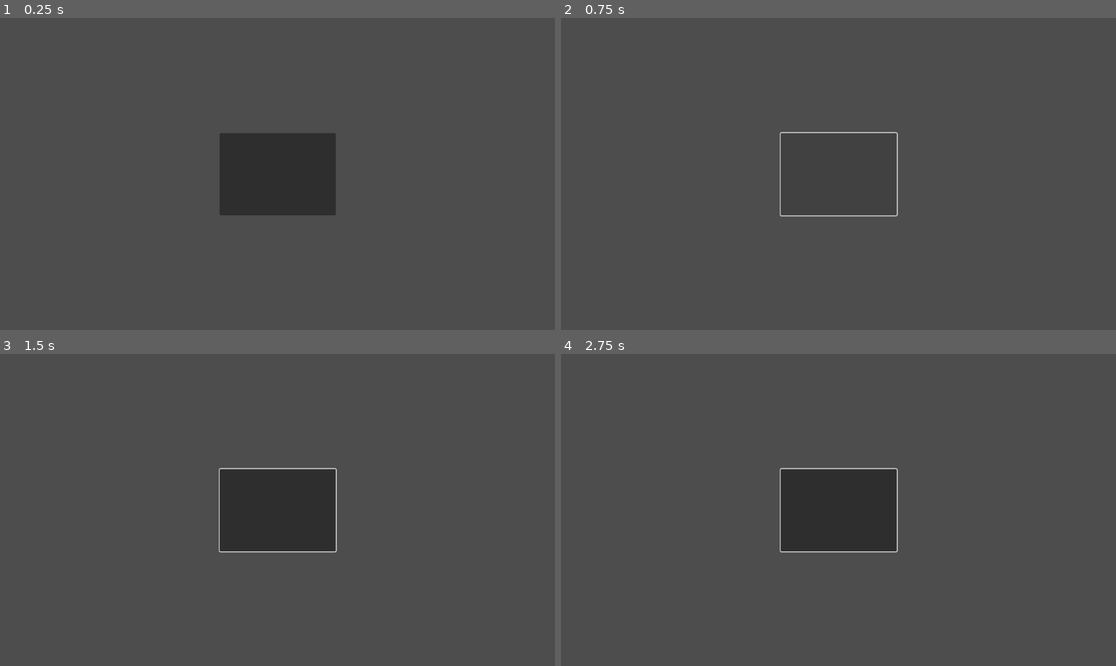
Above: before the commit, frames 1-4 (two rows, left to right).
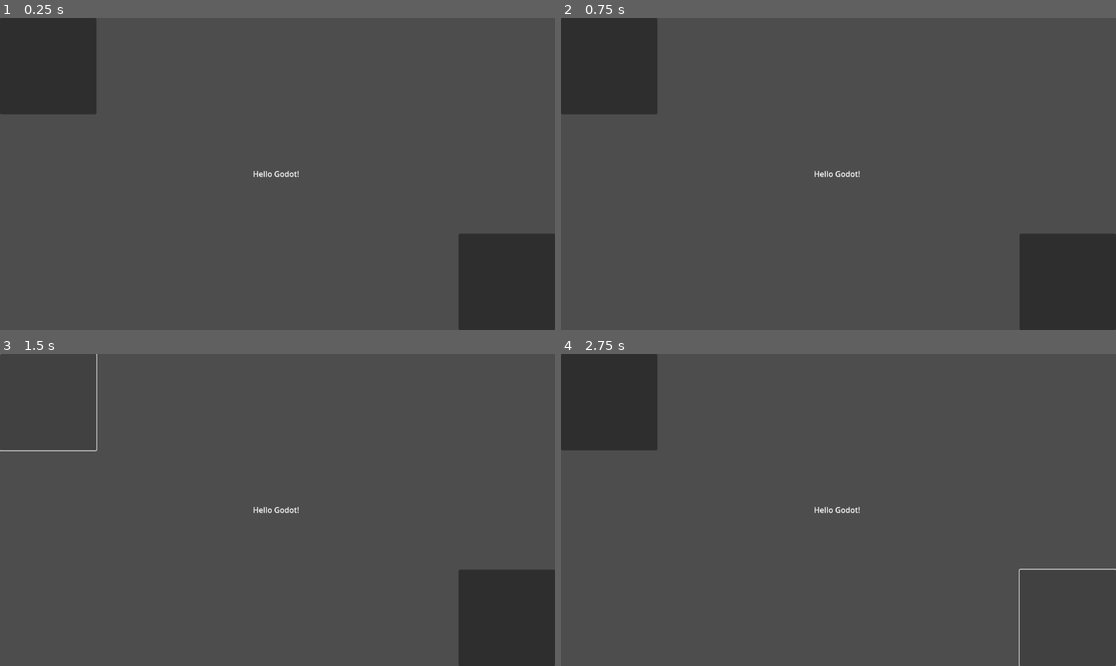
Above: after the commit, the same moments.

Repository: gllmAR/gd-webexport-minimal
Game: Godot game, scene res://main.tscn
Two runs of this game, one before a commit and one after it. Both use one fixed random seed, a clock stepped at 60 frames per second and the inputs below.
Inputs (mouse positions are in pixels of both pictures, inside the frame that each line leads up to):
- Up to frame 1 (0.25 s): no input
- Up to frame 2 (0.75 s): click (838, 174) at 0.52 s
- Up to frame 3 (1.5 s): click (49, 400) at 1.27 s
- Up to frame 4 (2.75 s): click (1066, 619) at 2.02 s

The runs differ from the first frame. In frame 1, 16% of the frame differs, in the area x 0-100%, y 0-100%; in frame 2, 11%; in frame 3, 11%; in frame 4, 11%.

Commit message:
Add audio files and button functionality for game controls

Diff:
--- /dev/null
+++ b/mon_projet/button_mallet.gd
@@ -0,0 +1,7 @@
+extends Button
+
+
+
+func _on_pressed() -> void:
+	$"./AudioStreamPlayer-mallet".play()
+	pass # Replace with function body.
--- /dev/null
+++ b/mon_projet/button_surge.gd
@@ -0,0 +1,6 @@
+extends Button
+
+
+func _on_pressed() -> void:
+	$"./AudioStreamPlayer-surge".play()
+	pass # Replace with function body.
--- a/mon_projet/main.gd
+++ /dev/null
@@ -1,6 +0,0 @@
-extends Control
-
-
-func _on_button_pressed() -> void:
-	$"AudioStreamPlayer-mallet".play()
-	pass # Replace with function body.
--- a/mon_projet/main.tscn
+++ b/mon_projet/main.tscn
@@ -1,7 +1,9 @@
-[gd_scene load_steps=3 format=3 uid="uid://b8bouqjhohwdn"]
+[gd_scene load_steps=5 format=3 uid="uid://b8bouqjhohwdn"]
 
-[ext_resource type="Script" uid="uid://cnrw5uof6dcfy" path="res://main.gd" id="1_0xm2m"]
+[ext_resource type="Script" uid="uid://bhqxjeobkr84f" path="res://button_surge.gd" id="1_1bvp3"]
 [ext_resource type="AudioStream" path="uid://dsbmj6eduu34y" id="2_0xm2m"]
+[ext_resource type="Script" uid="uid://cticlhu16wbp7" path="res://button_mallet.gd" id="2_h2yge"]
+[ext_resource type="AudioStream" path="uid://c8halkxepudsm" id="2_lquwl"]
 
 [node name="Control" type="Control"]
 layout_mode = 3
@@ -10,23 +12,51 @@
 anchor_bottom = 1.0
 grow_horizontal = 2
 grow_vertical = 2
-script = ExtResource("1_0xm2m")
 
-[node name="Button" type="Button" parent="."]
+[node name="Button-mallet" type="Button" parent="."]
+layout_mode = 1
+offset_right = 200.0
+offset_bottom = 200.0
+script = ExtResource("2_h2yge")
+
+[node name="AudioStreamPlayer-mallet" type="AudioStreamPlayer" parent="Button-mallet"]
+stream = ExtResource("2_0xm2m")
+
+[node name="Button-surge" type="Button" parent="."]
+layout_mode = 1
+anchors_preset = 3
+anchor_left = 1.0
+anchor_top = 1.0
+anchor_right = 1.0
+anchor_bottom = 1.0
+offset_left = -200.0
+offset_top = -200.0
+grow_horizontal = 0
+grow_vertical = 0
+script = ExtResource("1_1bvp3")
+
+[node name="AudioStreamPlayer-surge" type="AudioStreamPlayer" parent="Button-surge"]
+stream = ExtResource("2_lquwl")
+volume_db = -6.0
+
+[node name="RichTextLabel-hello" type="RichTextLabel" parent="."]
+custom_minimum_size = Vector2(200, 100)
 layout_mode = 1
 anchors_preset = 8
 anchor_left = 0.5
 anchor_top = 0.5
 anchor_right = 0.5
 anchor_bottom = 0.5
-offset_left = -120.5
-offset_top = -85.5
-offset_right = 120.5
-offset_bottom = 85.5
+offset_left = -20.0
+offset_top = -20.0
+offset_right = 20.0
+offset_bottom = 20.0
 grow_horizontal = 2
 grow_vertical = 2
+text = "Hello Godot! "
+fit_content = true
+horizontal_alignment = 1
+vertical_alignment = 1
 
-[node name="AudioStreamPlayer-mallet" type="AudioStreamPlayer" parent="."]
-stream = ExtResource("2_0xm2m")
-
-[connection signal="pressed" from="Button" to="." method="_on_button_pressed"]
+[connection signal="pressed" from="Button-mallet" to="Button-mallet" method="_on_pressed"]
+[connection signal="pressed" from="Button-surge" to="Button-surge" method="_on_pressed"]
Not shown, removed: mon_projet/audio/1_bar_120bpm_surge-dreamssurge-dreams.ogg.import
Not shown, removed: mon_projet/audio/1_bar_120bpm_surge-dreamssurge-dreams.wav.import
Not shown, added: mon_projet/audio/1_bar_120bpm_surge-dreamssurge-surge.ogg.import
Not shown, added: mon_projet/audio/1_bar_120bpm_surge-dreamssurge-surge.wav.import
Not shown, added: mon_projet/button_mallet.gd.uid
Not shown, added: mon_projet/button_surge.gd.uid
Not shown, removed: mon_projet/main.gd.uid
Not shown, added: README.md
Not shown, added: mon_projet/audio/1_bar_120bpm_surge-dreamssurge-surge.ogg
Not shown, added: mon_projet/audio/1_bar_120bpm_surge-dreamssurge-surge.wav
Not shown, changed: mon_projet/export/web/index.html
Not shown, changed: mon_projet/export/web/index.pck
